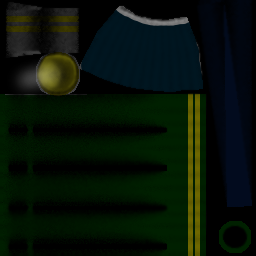
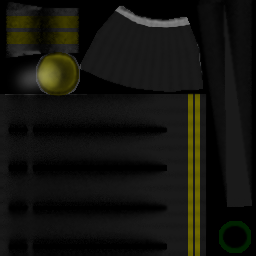
Layered file, before and after one edit (256 x 256). Changes by layer:
painted on "base" over 0, 0, 253, 256
